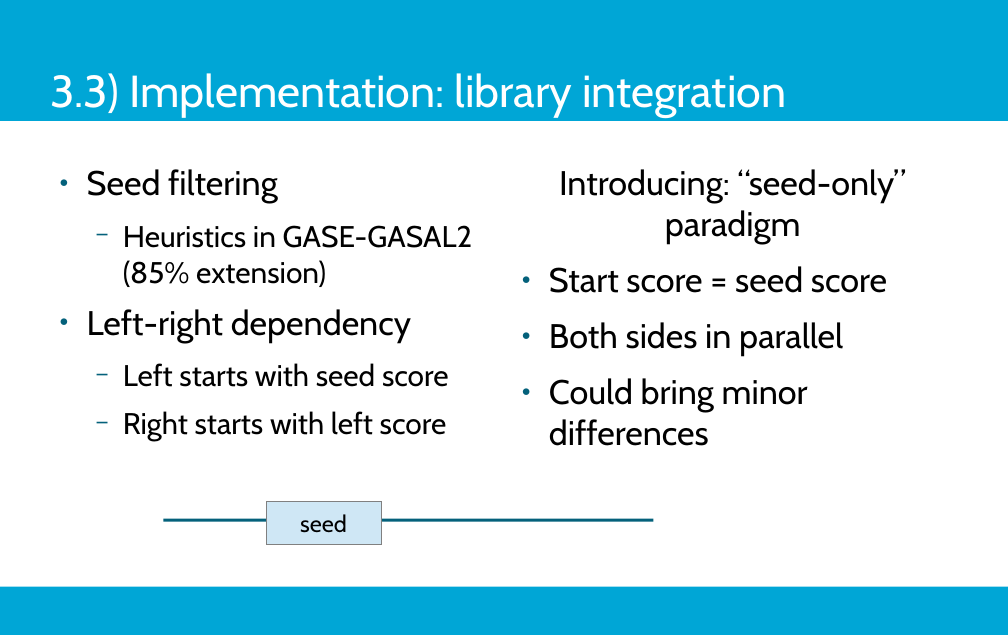
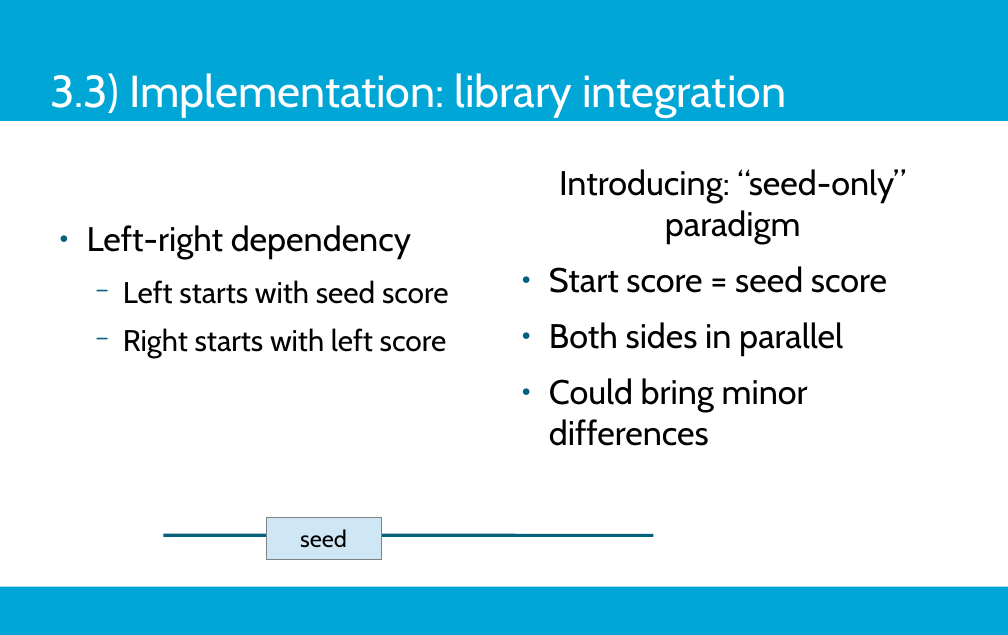
Before and after one commit to j-levy/master_thesis_overleaf, a slide deck: slide 16 of master_thesis_bwa-gasal2-master/vivid-tudelft.odp. Drawn at 1008x635 pixels with LibreOffice and Linux fonts; fonts in the diff are those of the drawing; background and template pictures are left out. Boxes give left, top, right and bottom in pixels: in the first picture for what was removed or moved away, otherwise in the second. Text is boxed around its words. In the diff, an @@ line names an element or a change of style, - is before the commit and + after.

Commit message:
fixed typo in graph, tweaked up presentation a bit

```diff
--- a/master_thesis_bwa-gasal2-master/vivid-tudelft.odp
+++ b/master_thesis_bwa-gasal2-master/vivid-tudelft.odp
@@ text at [87, 169, 473, 287]: paragraphs removed @@
-● Seed filtering
-  − Heuristics in GASE-GASAL2 (85% extension)
@@ line moved from (164, 520) - (653, 520) to (164, 536) - (653, 536) @@
@@ rectangle "seed": place and size @@
-rectangle "seed" at [266, 502, 381, 545]
+rectangle "seed" at [266, 517, 381, 559]
```
Also in this commit, not shown: 4 other slides changed, 1 other file.
